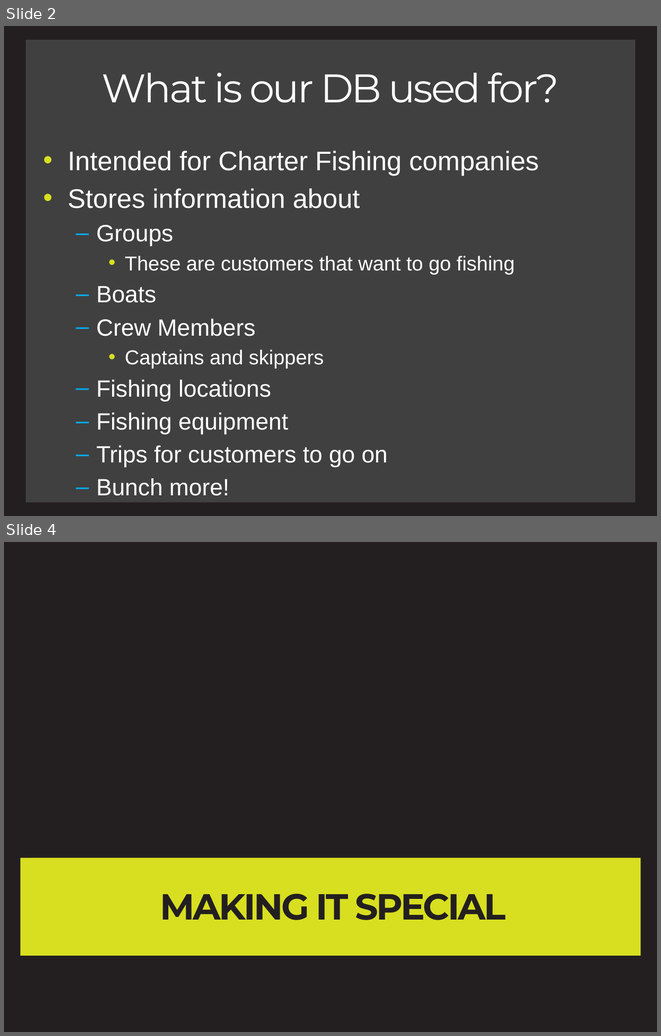
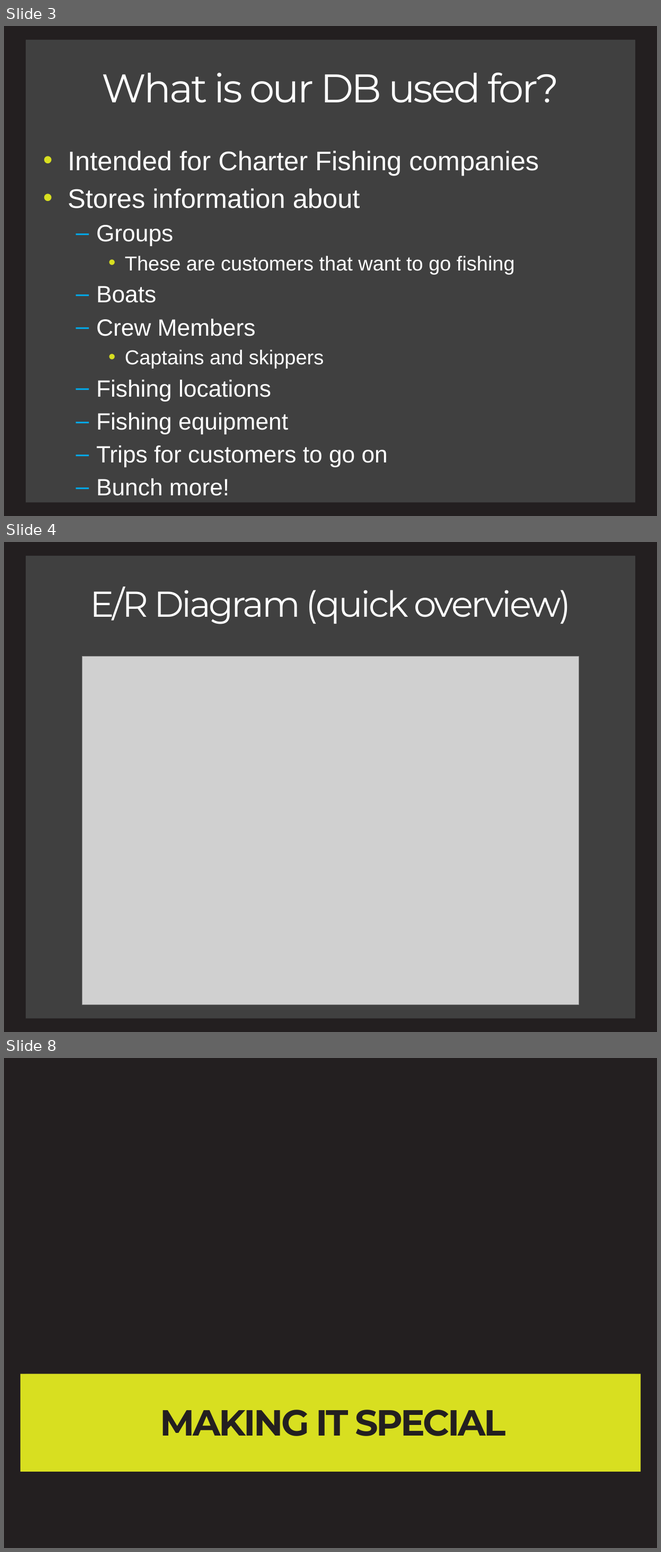
Before and after one commit to charlesmadere/FishnStore, a slide deck: documents/Presentation.pptx. Shown one above the other, each under a label of ours: slides 2 and 4 before the commit, slides 3, 4 and 8 after it; the slides between them are not shown. The pictures are 661x1036 and 661x1552 pixels, drawn with LibreOffice and Linux fonts; fonts in the diff are those of the drawing; grey boxes stand for pictures. Boxes give left, top, right and bottom in pixels: in the first picture for what was removed or moved away, otherwise in the second. Text is boxed around its words. In the diff, an @@ line names an element or a change of style, - is before the commit and + after.

Commit message:
ER diagram zoom ins added to presentation

```diff
--- a/documents/Presentation.pptx
+++ b/documents/Presentation.pptx
@@ slide 4 added at (4,542,657,1032), background #231F20; not listed: 1 template element that a slide beside it also shows @@
@@ title added at (90,587,571,624), 39.6 pt, text #FFFFFF @@
+E/R Diagram (quick overview)
@@ picture added at (82,656,579,1004) @@
@@ what was slide 2 is now slide 3 @@
@@ what was slide 4 is now slide 8 @@
```
Also in this commit, not shown: 2 slides changed, 4 other slides added, 1 slide removed, 4 other files.
